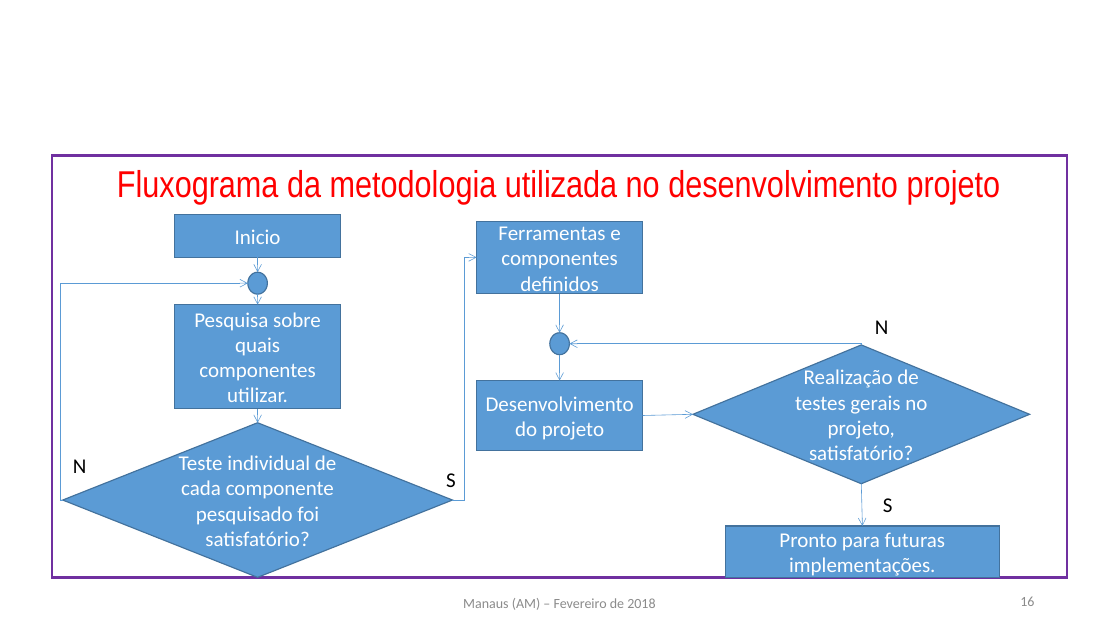
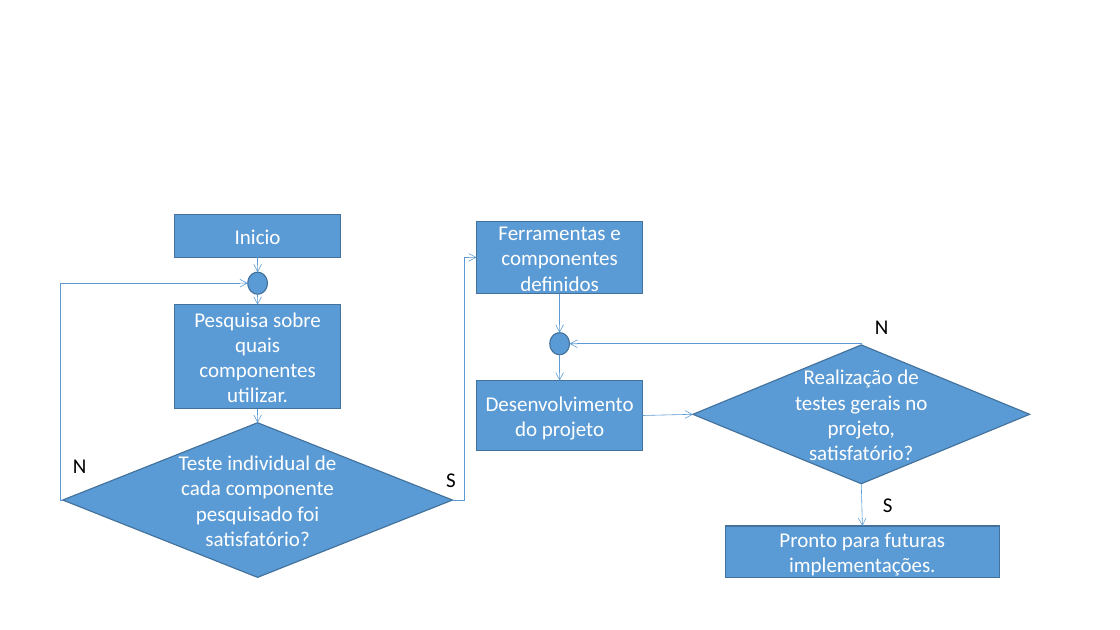
Before and after one commit to carloskalill10/laboratorios_mysql, a slide deck: slide 16 of apresentação/Apresentação.pptx. Drawn at 1120x630 pixels with LibreOffice and Linux fonts; fonts in the diff are those of the drawing; background and template pictures are left out. Boxes give left, top, right and bottom in pixels: in the first picture for what was removed or moved away, otherwise in the second. Text is boxed around its words. In the diff, an @@ line names an element or a change of style, - is before the commit and + after.

```diff
--- a/apresentação/Apresentação.pptx
+++ b/apresentação/Apresentação.pptx
@@ rectangle removed at box(52, 155, 1067, 577) @@
@@ text removed at box(117, 170, 1001, 204) @@
-Fluxograma da metodologia utilizada no desenvolvimento projeto
@@ text removed at box(463, 598, 655, 610) @@
-Manaus (AM) – Fevereiro de 2018
@@ page number removed at box(1020, 597, 1034, 606) @@
-16
```
Also in this commit, not shown: 1 other slide changed, 4 other files.
